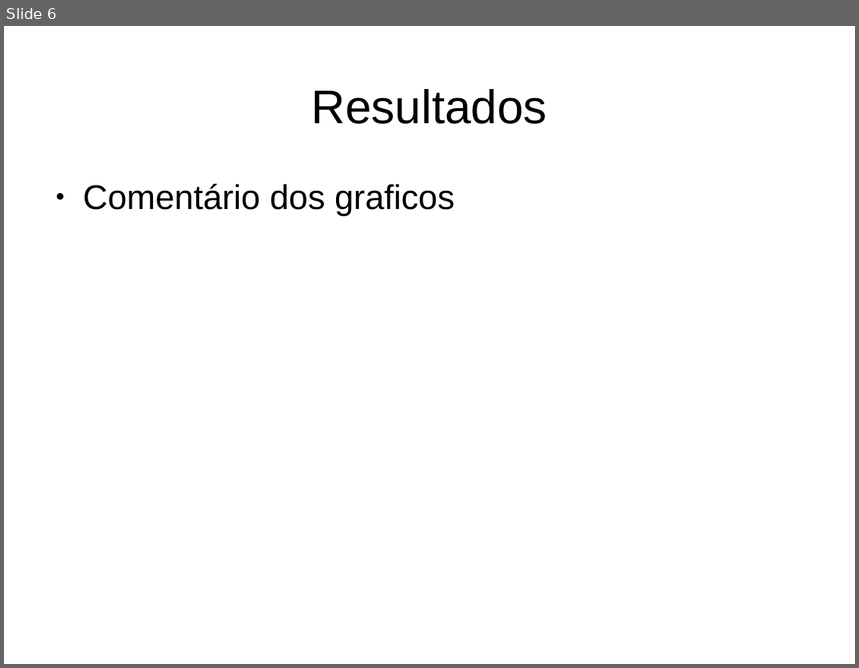
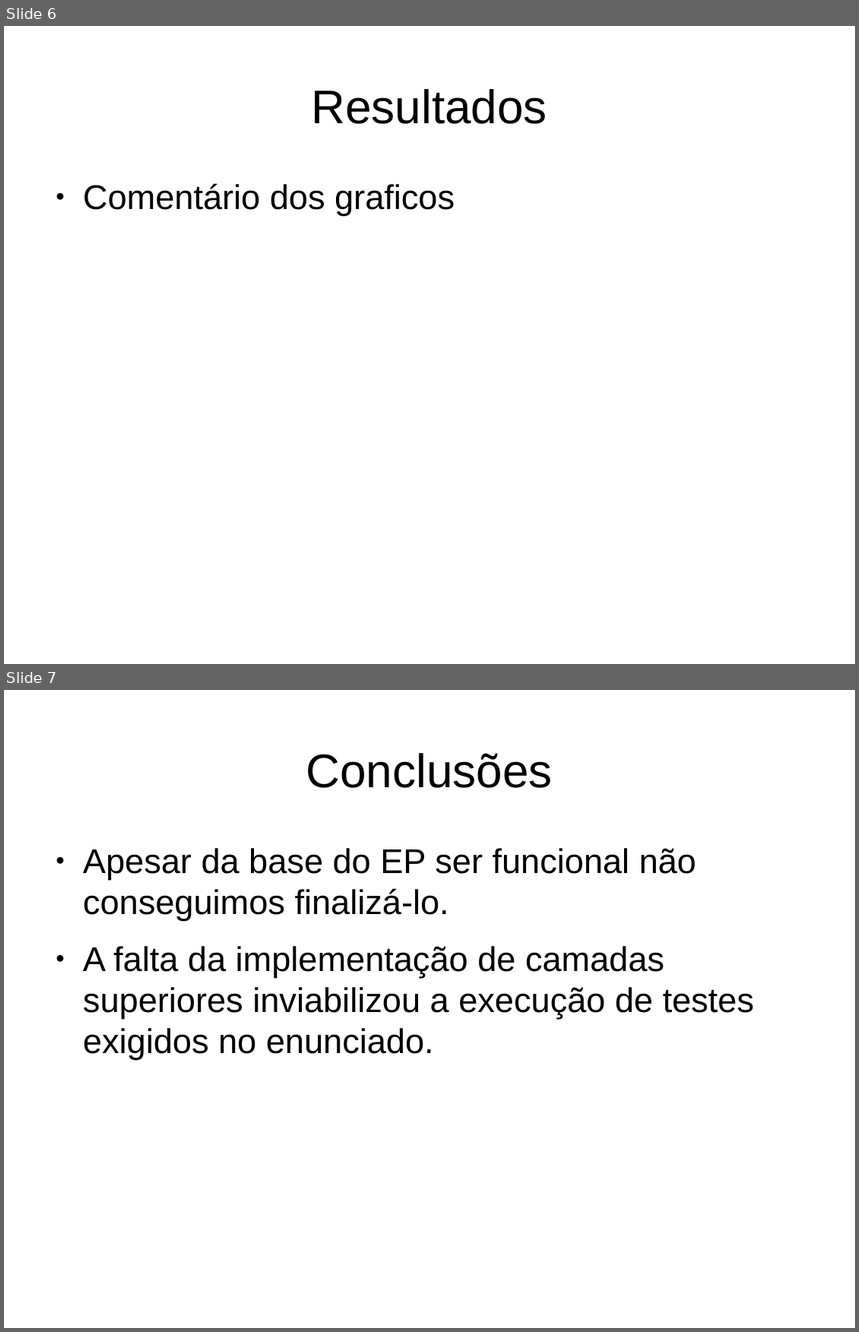
Before and after one commit to Evnsan/MAC0448, a slide deck: ep3/slides.odp. Shown one above the other, each under a label of ours: slide 6 before the commit, slides 6 and 7 after it. The pictures are 859x668 and 859x1332 pixels, drawn with LibreOffice and Linux fonts; fonts in the diff are those of the drawing. Boxes give left, top, right and bottom in pixels: in the first picture for what was removed or moved away, otherwise in the second. Text is boxed around its words. In the diff, an @@ line names an element or a change of style, - is before the commit and + after.

```diff
--- a/ep3/slides.odp
+++ b/ep3/slides.odp
@@ slide 7 added at (x1=4, y1=690, x2=855, y2=1328), background #FFFFFF @@
@@ title added at (x1=306, y1=753, x2=553, y2=788), 44 pt, text #000000 @@
+Conclusões
@@ text added at (x1=83, y1=848, x2=754, y2=1060), 32 pt, text #000000 @@
+● Apesar da base do EP ser funcional não conseguimos finalizá-lo.
+● A falta da implementação de camadas superiores inviabilizou a execução de testes exigidos no enunciado.
```
Also in this commit, not shown: 1 slide changed, 1 slide removed, 3 other files.
